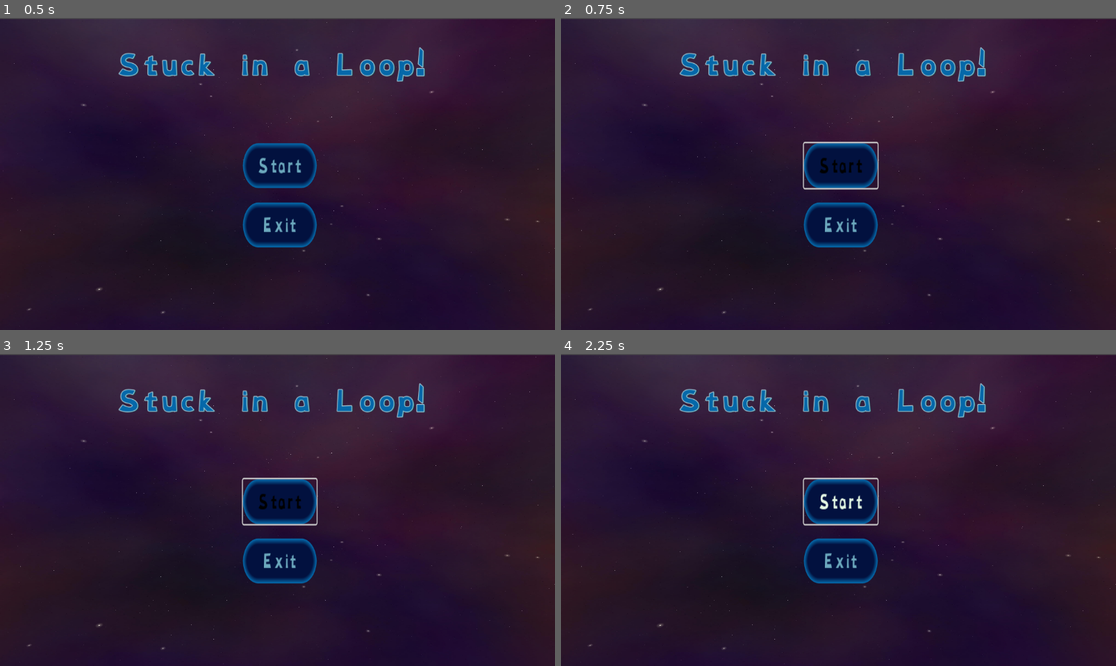
Above: before the commit, frames 1-4 (two rows, left to right).
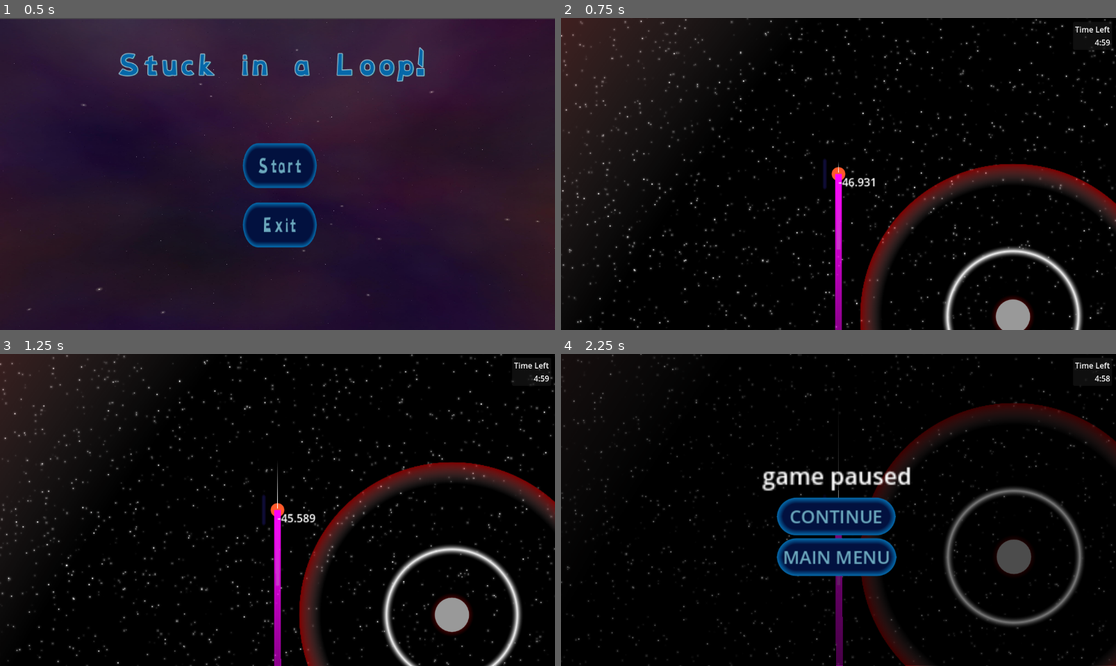
Above: after the commit, the same moments.

Repository: CrankGameDev/StuckInALoopGameJam
Game: Godot game, scene res://UI/start_screen.tscn
Same seed, same stepped clock (60 frames per second), same inputs: the game is played once before the commit and once after it.
Inputs (mouse positions are in pixels of both pictures, inside the frame that each line leads up to):
- Up to frame 1 (0.5 s): no input
- Up to frame 2 (0.75 s): click "Start" at 0.5 s
- Up to frame 3 (1.25 s): no input
- Up to frame 4 (2.25 s): click (838, 500) at 1.25 s, where only the run before the commit has a clickable "Start"; tap Enter (ui_accept) at 2 s; move the mouse to (960, 494) at 2.02 s; press the mouse at (960, 494) at 2.03 s; hold Right (ui_right) from 2.03 s (still down)

Frame 1 is identical in both runs. In frame 2, 94% of the frame differs, in the area x 0-100%, y 0-100%; in frame 3, 96%; in frame 4, 97%.

Commit message:
tied main menu to first level

Diff:
--- a/UI/main_menu.gd
+++ b/UI/main_menu.gd
@@ -1,7 +1,7 @@
 extends Control
 
 func _on_start_pressed() -> void:
-	get_tree().change_scene_to_file("res://scene.tscn")
+	get_tree().change_scene_to_file("res://levels/demo_level.tscn")
 
 func _on_exit_pressed() -> void:
 	get_tree().quit()
